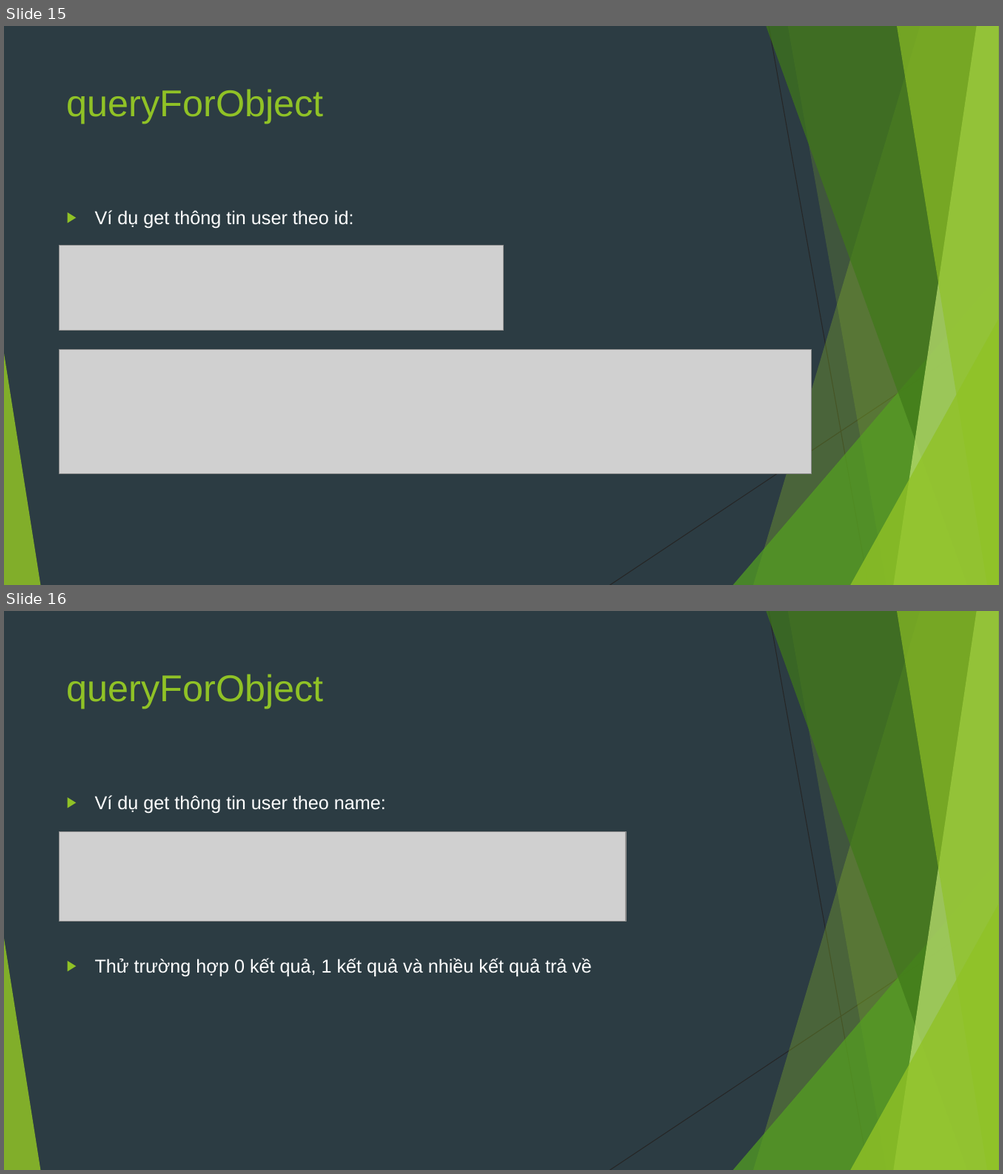
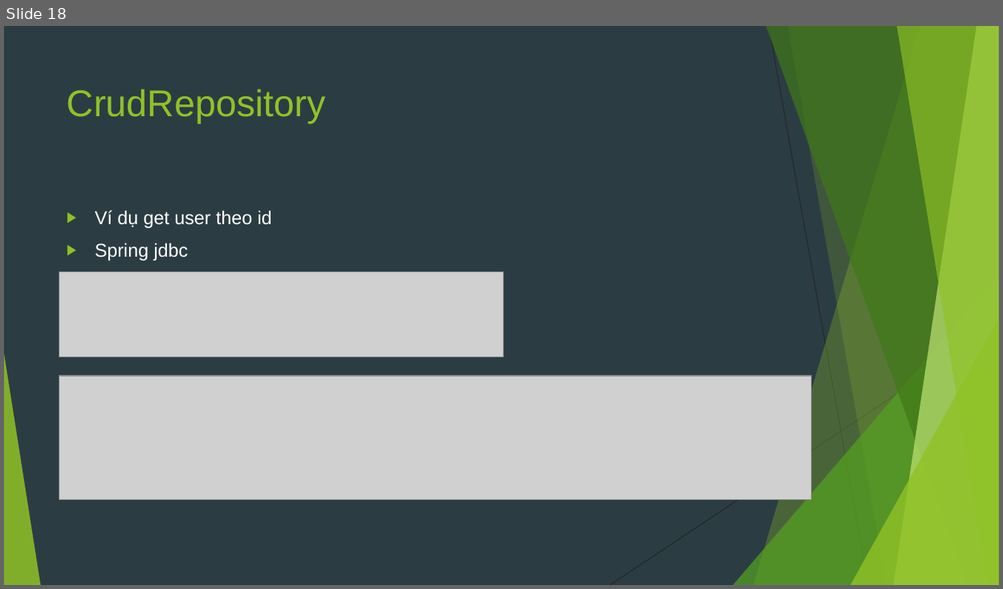
Before and after one commit to sobbingwind/SpringBoot, a slide deck: 07.Spring Data JPA.pptx. Shown one above the other, each under a label of ours: slides 15 and 16 before the commit, slide 18 after it. The pictures are 1003x1174 and 1003x589 pixels, drawn with LibreOffice and Linux fonts; fonts in the diff are those of the drawing; grey boxes stand for pictures. Boxes give left, top, right and bottom in pixels: in the first picture for what was removed or moved away, otherwise in the second. Text is boxed around its words. In the diff, an @@ line names an element or a change of style, - is before the commit and + after.

```diff
--- a/07.Spring Data JPA.pptx
+++ b/07.Spring Data JPA.pptx
@@ slide 16 removed at box(4, 611, 999, 1170), background #2C3C43; not listed: 10 template elements that a slide beside it also shows @@
@@ title removed at box(67, 674, 324, 709) @@
-queryForObject
@@ text removed at box(95, 795, 592, 977) @@
-▶ Ví dụ get thông tin user theo name:
-▶ Thử trường hợp 0 kết quả, 1 kết quả và nhiều kết quả trả về
@@ picture removed at box(60, 832, 626, 921) @@
@@ what was slide 15 is now slide 18 @@
@@ slide 18 changed as well @@
@@ title at box(67, 89, 326, 124): text changed @@
-queryForObject
+CrudRepository
@@ text at box(95, 210, 272, 261): text changed @@
-▶ Ví dụ get thông tin user theo id:
+▶ Ví dụ get user theo id
+▶ Spring jdbc
@@ picture: place and size @@
-picture at box(60, 245, 504, 331)
+picture at box(60, 272, 504, 358)
@@ picture: place and size @@
-picture at box(60, 350, 811, 474)
+picture at box(60, 376, 811, 500)
```
Also in this commit, not shown: 7 other slides changed, 26 slides added, 19 other slides removed.
